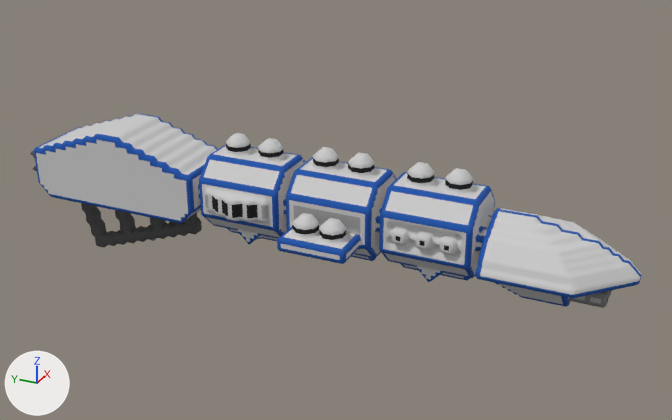
The OBJ model src/jsMain/resources/meshes/diadochi-4-moloch-class.obj as it was, and as the next commit left it.
Rendered twice from a camera (50 mm lens) standing at (-165.2, -81.2, 104.0) and looking at (3.5, -5.3, 19.7). The lights are fixed; the arrows at lower left show +X, +Y and +Z. Where no turn or scale is listed for an object, it has been applied to the vertices.

The first picture shows 'diadochi-4-moloch-class'.
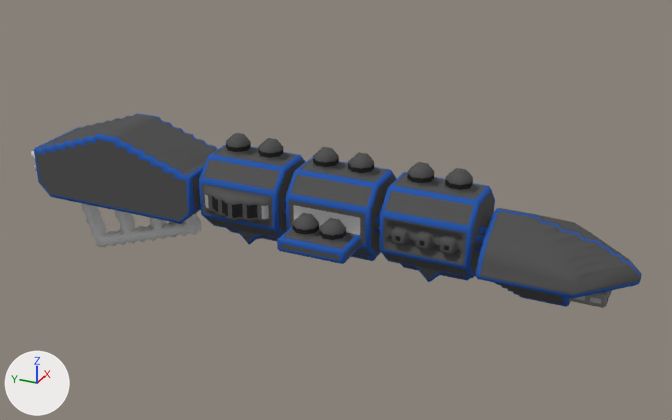
Location of each change, (x1, y1, x2, y2) in pixels of the pictures (672 x 420 px):
```json
{"part": 1, "of": "me_diadochi_4_moloch_class", "change": "cut back", "before": [31, 113, 642, 306], "after": [479, 228, 488, 237]}
{"part": 2, "of": "me_diadochi_4_moloch_class", "change": "surface changed", "before": [89, 168, 625, 293], "after": [89, 168, 625, 293]}
```

Scene script edits in JSON lines:
```json
{"block": "me_diadochi_4_moloch_class", "where": "# used by ob_diadochi_4_moloch_class; location = (0.0, 0.0, 0.0)"}
{"op": "remove", "block": "me_diadochi_4_moloch_class", "code": "me_diadochi_4_moloch_class.from_pydata(...)  # 19449 vertices, 38906 faces; spans x -16.5..16.5, y -70.0..70.0, z -0.1..34.9"}
{"op": "add", "block": "me_diadochi_4_moloch_class", "code": "me_diadochi_4_moloch_class.from_pydata(...)  # 3935 vertices, 7332 faces; spans x -16.5..16.5, y -70.0..70.0, z -0.1..34.9"}
{"block": "me_diadochi_4_moloch_class", "change": "me_diadochi_4_moloch_class part 1: 15521 vertices removed from x -16.5..16.5, y -70.0..69.5, z -0.1..34.9; 7 vertices added at x -4.5..-3.5, y -41.0..-40.5, z 23.9..24.9"}
{"block": "me_diadochi_4_moloch_class", "change": "me_diadochi_4_moloch_class part 2: 856 kept faces spanning x -15.0..11.5, y -70.0..70.0, z -0.1..31.4 get new texture (UV) coordinates"}
```
